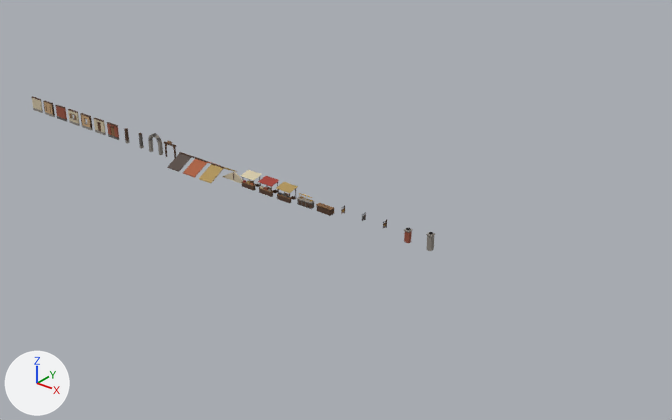
Two versions of the glTF model public/world/town/buildings.glb, one commit apart.
Rendered twice from a camera (50 mm lens) standing at (168.9, -108.5, 68.5) and looking at (77.6, 5.7, -2.3). Every picture has the same lights, and +X, +Y and +Z are marked at lower left. The first picture is the older version.

Objects in the first picture: 'arch_gate_a', 'arch_stone_a', 'chimney_a', 'chimney_b', 'counter_bank_a', 'counter_bar_a', 'roof_a', 'roof_b', 'roof_c', 'roof_end_a', 'sign_smith_a', 'sign_tavern_a', 'stall_a', 'stall_b', 'stall_c', 'wall_corner_a', 'wall_corner_b', 'wall_door_a', 'wall_door_b', 'wall_plain_c', 'wall_window_a', 'wall_window_b' and 2 more.
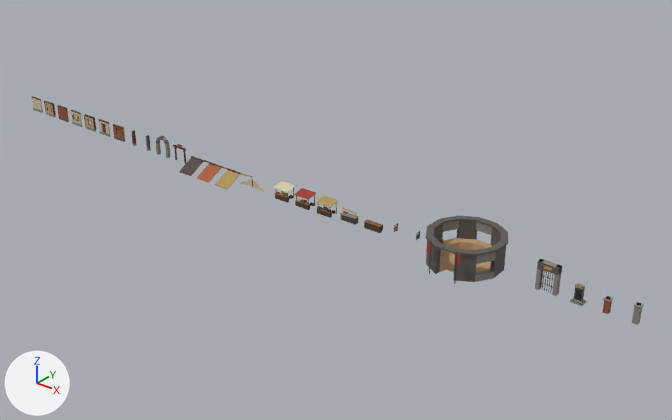
What changed in the scene script:
```text
Add me_pit_gate_a:
    me_pit_gate_a.from_pydata(...)  # 104 vertices, 156 faces; spans x -1.65..1.65, y -0.52..0.5, z 0.0..4.5
    me_pit_gate_a.materials.append(mat_townkit)
Add me_pit_arena_a:
    me_pit_arena_a.from_pydata(...)  # 220 vertices, 528 faces; spans x -6.04..6.04, y -6.48..6.04, z 0.0..5.4
    me_pit_arena_a.materials.append(mat_townkit)
Add me_leaderboard_stone_a:
    me_leaderboard_stone_a.from_pydata(...)  # 113 vertices, 174 faces; spans x -0.95..0.95, y -0.7..0.7, z 0.0..3.05
    me_leaderboard_stone_a.materials.append(mat_townkit)
Change ob_arch_gate_a:
    ob_arch_gate_a.location: (42.0, 0.0, 0.0) -> (44.7, 0.0, 0.0)
Change ob_arch_stone_a:
    ob_arch_stone_a.location: (37.8, 0.0, 0.0) -> (39.9, 0.0, 0.0)
Change ob_chimney_a:
    ob_chimney_a.location: (96.6, 0.0, 0.0) -> (129.7, 0.0, 0.0)
Change ob_chimney_b:
    ob_chimney_b.location: (100.8, 0.0, 0.0) -> (133.9, 0.0, 0.0)
Change ob_counter_bank_a:
    ob_counter_bank_a.location: (75.6, 0.0, 0.0) -> (85.0, 0.0, 0.0)
Change ob_counter_bar_a:
    ob_counter_bar_a.location: (79.8, 0.0, 0.0) -> (89.9, 0.0, 0.0)
Change ob_roof_a:
    ob_roof_a.location: (46.2, 0.0, 0.0) -> (49.4, 0.0, 0.0)
Change ob_roof_b:
    ob_roof_b.location: (50.4, 0.0, 0.0) -> (54.1, 0.0, 0.0)
Change ob_roof_c:
    ob_roof_c.location: (54.6, 0.0, 0.0) -> (58.7, 0.0, 0.0)
Change ob_roof_end_a:
    ob_roof_end_a.location: (58.8, 0.0, 0.0) -> (63.4, 0.0, 0.0)
Change ob_sign_smith_a:
    ob_sign_smith_a.location: (88.2, 0.0, 0.0) -> (98.7, 0.0, 0.0)
Change ob_sign_tavern_a:
    ob_sign_tavern_a.location: (84.0, 0.0, 0.0) -> (94.5, 0.0, 0.0)
Change ob_stall_a:
    ob_stall_a.location: (63.0, 0.0, 0.0) -> (70.9, 0.0, 0.0)
Change ob_stall_b:
    ob_stall_b.location: (67.2, 0.0, 0.0) -> (75.6, 0.0, 0.0)
Change ob_stall_c:
    ob_stall_c.location: (71.4, 0.0, 0.0) -> (80.3, 0.0, 0.0)
Change ob_wall_corner_a:
    ob_wall_corner_a.location: (29.4, 0.0, 0.0) -> (31.5, 0.0, 0.0)
Change ob_wall_corner_b:
    ob_wall_corner_b.location: (33.6, 0.0, 0.0) -> (35.7, 0.0, 0.0)
Change ob_wall_door_a:
    ob_wall_door_a.location: (21.0, 0.0, 0.0) -> (22.5, 0.0, 0.0)
Change ob_wall_door_b:
    ob_wall_door_b.location: (25.2, 0.0, 0.0) -> (27.0, 0.0, 0.0)
Change ob_wall_plain_c:
    ob_wall_plain_c.location: (8.4, 0.0, 0.0) -> (9.0, 0.0, 0.0)
Change ob_wall_window_a:
    ob_wall_window_a.location: (12.6, 0.0, 0.0) -> (13.5, 0.0, 0.0)
Change ob_wall_window_b:
    ob_wall_window_b.location: (16.8, 0.0, 0.0) -> (18.0, 0.0, 0.0)
Add ob_pit_gate_a:
    ob_pit_gate_a = bpy.data.objects.new('pit_gate_a', me_pit_gate_a)
    ob_pit_gate_a.location = (120.7, 0.0, 0.0)
Add ob_pit_arena_a:
    ob_pit_arena_a = bpy.data.objects.new('pit_arena_a', me_pit_arena_a)
    ob_pit_arena_a.location = (107.1, 0.0, 0.0)
Add ob_leaderboard_stone_a:
    ob_leaderboard_stone_a = bpy.data.objects.new('leaderboard_stone_a', me_leaderboard_stone_a)
    ob_leaderboard_stone_a.location = (125.5, 0.0, 0.0)
```

Pixel boxes [x1, y1, x2, y2] of what changed, in the pictures (672 x 420 px):
'pit_arena_a', added
    after: [426, 216, 508, 284]
'pit_gate_a', added
    after: [535, 259, 562, 296]
'stall_c', moved
    before: [276, 182, 298, 203]
    after: [316, 195, 338, 218]
'roof_c', moved
    before: [199, 163, 237, 183]
    after: [215, 169, 252, 189]
'stall_b', moved
    before: [258, 176, 279, 197]
    after: [294, 188, 316, 210]
'roof_b', moved
    before: [183, 157, 218, 178]
    after: [197, 162, 235, 183]
'stall_a', moved
    before: [241, 170, 261, 191]
    after: [273, 181, 295, 203]
'roof_a', moved
    before: [167, 152, 203, 172]
    after: [179, 156, 215, 176]
'counter_bank_a', moved
    before: [297, 193, 315, 209]
    after: [340, 208, 359, 225]
'counter_bar_a', moved
    before: [316, 203, 334, 216]
    after: [364, 219, 383, 233]
'chimney_b', moved
    before: [426, 232, 435, 251]
    after: [632, 302, 644, 325]
'arch_stone_a', moved
    before: [148, 133, 163, 155]
    after: [156, 136, 171, 158]
'roof_end_a', moved
    before: [223, 171, 243, 184]
    after: [241, 178, 266, 192]
'wall_door_b', moved
    before: [107, 122, 119, 140]
    after: [113, 124, 125, 142]
'chimney_a', moved
    before: [404, 228, 413, 243]
    after: [602, 296, 613, 314]
'leaderboard_stone_a', added
    after: [570, 283, 587, 306]
'wall_door_a', moved
    before: [93, 118, 106, 135]
    after: [98, 119, 111, 137]
'wall_window_b', moved
    before: [80, 113, 93, 130]
    after: [84, 114, 96, 132]
'wall_window_a', moved
    before: [68, 109, 80, 126]
    after: [70, 110, 82, 127]
'wall_plain_c', moved
    before: [55, 105, 67, 121]
    after: [57, 105, 69, 122]
'arch_gate_a', moved
    before: [164, 141, 176, 158]
    after: [173, 144, 186, 164]
'wall_corner_a', moved
    before: [124, 128, 130, 144]
    after: [131, 130, 137, 146]
'wall_corner_b', moved
    before: [138, 133, 144, 149]
    after: [146, 135, 151, 151]
'sign_smith_a', moved
    before: [362, 212, 366, 221]
    after: [416, 231, 420, 240]
'sign_tavern_a', moved
    before: [341, 205, 345, 214]
    after: [394, 223, 398, 232]
